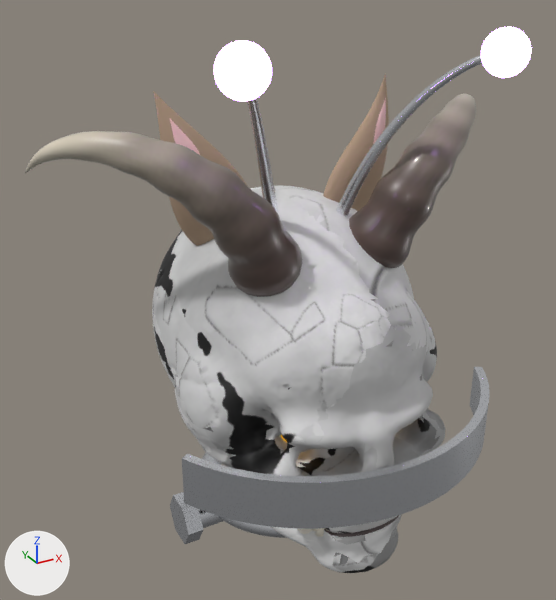
What one commit did to the glTF model public/models/skull.glb.
Before and after are seen from a camera (50 mm lens) standing at (-2.16, -3.71, 3.56) and looking at (-0.12, 0.0, 1.7). Every picture has the same lights, and +X, +Y and +Z are marked at lower left. The picture after the commit comes second. Vertices at exactly the same position are counted once.

Objects in the first picture: 'AnimalEars', 'Antennae', 'Head', 'Horns', 'Visor' and 3 more.
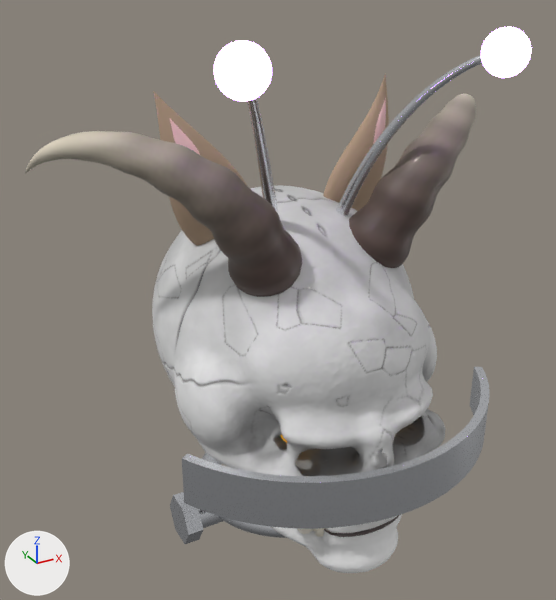
The change, as JSON lines over the scene's bpy script:
```json
{"block": "me_sphere_029", "where": "me_sphere_029.from_pydata(...)  # 8253 vertices, 16454 faces; spans x -0.84..0.84, y -1.03..1.08, z 0.08..2.32"}
{"block": "me_sphere_029", "where": "# used by ob_head; location = (0.0, 0.0, 0.0)"}
{"block": "me_sphere_029", "change": "me_sphere_029 part 1: 2 vertices moved within x -0.19, y -0.57, z 0.62; 5 vertices removed from x -0.12..0.22, y -0.96..-0.68, z 0.66..0.67; 5 vertices added at x -0.13..0.21, y -0.96..-0.67, z 0.66..0.67"}
{"block": "me_sphere_029", "change": "me_sphere_029 part 2: 14947 kept faces spanning x -0.84..0.84, y -1.03..1.08, z 0.08..2.32 get new texture (UV) coordinates"}
```

Changed parts and their boxes (x1, y1, x2, y2) in the pictures (556 x 600 px; the box of a moved part takes in the faces that stretch with it):
```json
{"part": 1, "of": "me_sphere_029", "change": "moved or reshaped", "before": [376, 516, 396, 527], "after": [376, 516, 396, 527], "on screen": "mostly hidden"}
{"part": 2, "of": "me_sphere_029", "change": "surface changed", "before": [152, 186, 446, 573], "after": [152, 186, 446, 573]}
```
